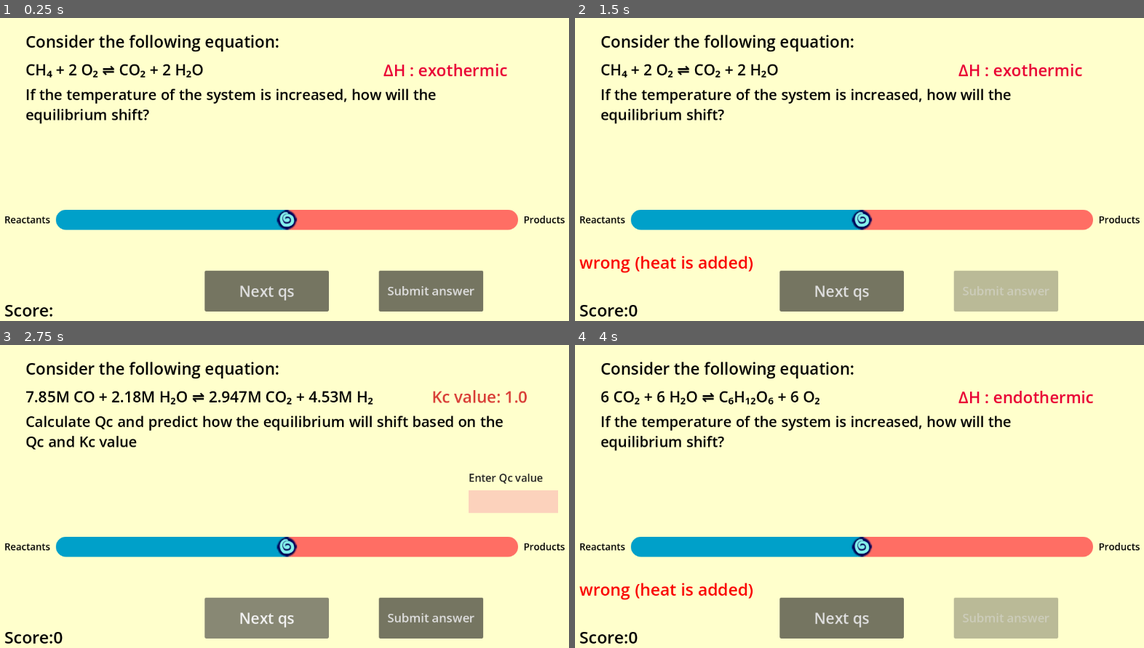
Above: before the commit, frames 1-4 (two rows, left to right).
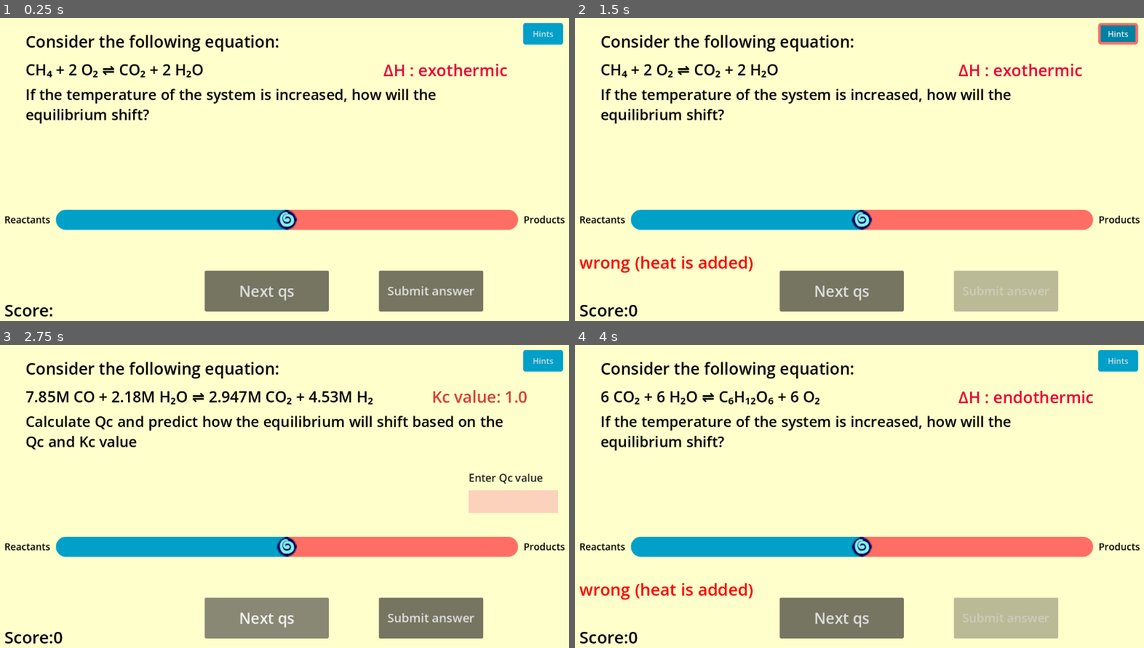
Above: after the commit, the same moments.

Repository: iisalut/Le-Chateliers-Principles-game
Game: Godot game, scene res://quiz.tscn
The game is run twice, just before and just after one commit, with the same random seed, the same clock (stepped at 60 frames per second) and the same inputs. The project has no main scene, so this scene is started directly.
Inputs (mouse positions are in pixels of both pictures, inside the frame that each line leads up to):
- Up to frame 1 (0.25 s): no input
- Up to frame 2 (1.5 s): click "Submit answer" at 0.5 s; click (1115, 33) at 1.25 s, where only the run after the commit has a clickable "Hints"
- Up to frame 3 (2.75 s): click "Next qs" at 2 s
- Up to frame 4 (4 s): click "Next qs" at 2.75 s; click "Submit answer" at 3.5 s

The runs differ from the first frame. In frame 1, 0.5% of the frame differs, in the area x 91-99%, y 1-9%; in frame 2, 0.5%; in frame 3, 0.5%; in frame 4, 0.5%.

Commit message:
Made Ui for pop up window and button

Diff:
--- a/actual-le-chateliers/game_manager.gd
+++ b/actual-le-chateliers/game_manager.gd
@@ -12,6 +12,7 @@
 @onready var line_edit: LineEdit = $LineEdit
 @onready var kc_label: RichTextLabel = $"Kc label"
 @onready var qc_value_description: RichTextLabel = $"static stuff/Qc value description"
+@onready var help_button: Button = $"help button"
 
 
 
@@ -251,7 +252,7 @@
 			elif(final_corr_Qc==float_Qc):
 				answer_label.text="slider value wrong"
 			elif(value>0):
-				answer_label.text="Qc value wrong."
+				answer_label.text="Qc value wrong"
 			else:
 				answer_label.text="Slider and Qc values wrong"
 	score_label.text= "Score:"+str(score)
--- a/actual-le-chateliers/quiz.tscn
+++ b/actual-le-chateliers/quiz.tscn
@@ -2,6 +2,7 @@
 
 [ext_resource type="Script" uid="uid://db6sying4eqq5" path="res://game_manager.gd" id="1_kninm"]
 [ext_resource type="Texture2D" uid="uid://b7aprc0n0lgul" path="res://blue_grabber.PNG" id="2_k7kv1"]
+[ext_resource type="PackedScene" uid="uid://553jubwg5sgx" path="res://pop_up.tscn" id="3_i0i4q"]
 
 [sub_resource type="StyleBoxFlat" id="StyleBoxFlat_kninm"]
 bg_color = Color(0.60038817, 0.43917835, 0.60038817, 1)
@@ -25,6 +26,33 @@
 
 [sub_resource type="StyleBoxFlat" id="StyleBoxFlat_k7kv1"]
 bg_color = Color(0.98779136, 0.82454944, 0.7354357, 1)
+
+[sub_resource type="StyleBoxFlat" id="StyleBoxFlat_i0i4q"]
+bg_color = Color(0.003921569, 0.627451, 0.7882353, 1)
+corner_radius_top_left = 5
+corner_radius_top_right = 5
+corner_radius_bottom_right = 5
+corner_radius_bottom_left = 5
+anti_aliasing_size = 0.01
+
+[sub_resource type="StyleBoxFlat" id="StyleBoxFlat_rmnlm"]
+bg_color = Color(0.003921569, 0.5058824, 0.6392157, 1)
+corner_radius_top_left = 5
+corner_radius_top_right = 5
+corner_radius_bottom_right = 5
+corner_radius_bottom_left = 5
+
+[sub_resource type="StyleBoxFlat" id="StyleBoxFlat_ngcn3"]
+bg_color = Color(0.0021827295, 0.50526416, 0.6372784, 1)
+border_width_left = 5
+border_width_top = 5
+border_width_right = 5
+border_width_bottom = 5
+border_color = Color(1, 0.43137255, 0.39215687, 1)
+corner_radius_top_left = 5
+corner_radius_top_right = 5
+corner_radius_bottom_right = 5
+corner_radius_bottom_left = 5
 
 [node name="quiz" type="Control" unique_id=987375832]
 layout_mode = 3
@@ -36,9 +64,12 @@
 script = ExtResource("1_kninm")
 
 [node name="ColorRect" type="ColorRect" parent="." unique_id=1357482995]
-layout_mode = 0
-offset_right = 1152.0
-offset_bottom = 648.0
+layout_mode = 1
+anchors_preset = 15
+anchor_right = 1.0
+anchor_bottom = 1.0
+grow_horizontal = 2
+grow_vertical = 2
 rotation = 0.00038971225
 color = Color(1, 1, 0.8, 1)
 
@@ -187,7 +218,27 @@
 theme_override_colors/default_color = Color(0.84846675, 0.23505858, 0.20952809, 1)
 theme_override_font_sizes/normal_font_size = 32
 
+[node name="help button" type="Button" parent="." unique_id=908418439]
+layout_mode = 0
+offset_left = 1041.0
+offset_top = 17.0
+offset_right = 1120.0
+offset_bottom = 60.0
+theme_override_styles/normal = SubResource("StyleBoxFlat_i0i4q")
+theme_override_styles/pressed = SubResource("StyleBoxFlat_rmnlm")
+theme_override_styles/hover = SubResource("StyleBoxFlat_ngcn3")
+text = "Hints"
+
+[node name="pop up" parent="." unique_id=369196181 instance=ExtResource("3_i0i4q")]
+layout_mode = 1
+offset_left = -301.5
+offset_top = -215.5
+offset_right = 301.5
+offset_bottom = 215.5
+
 [connection signal="pressed" from="Button" to="." method="_on_button_pressed"]
 [connection signal="value_changed" from="slider stuff/slider" to="." method="_on_h_slider_2_value_changed"]
 [connection signal="value_changed" from="slider stuff/slider" to="." method="_on_slider_value_changed"]
 [connection signal="pressed" from="submit_button" to="." method="_on_submit_button_pressed"]
+
+[editable path="pop up"]
